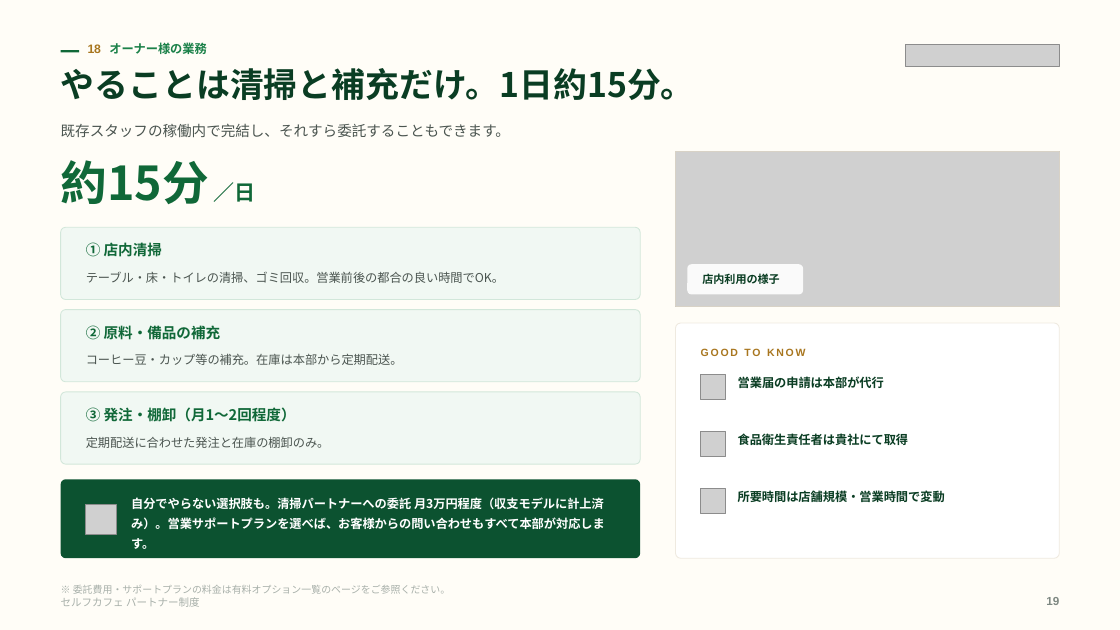
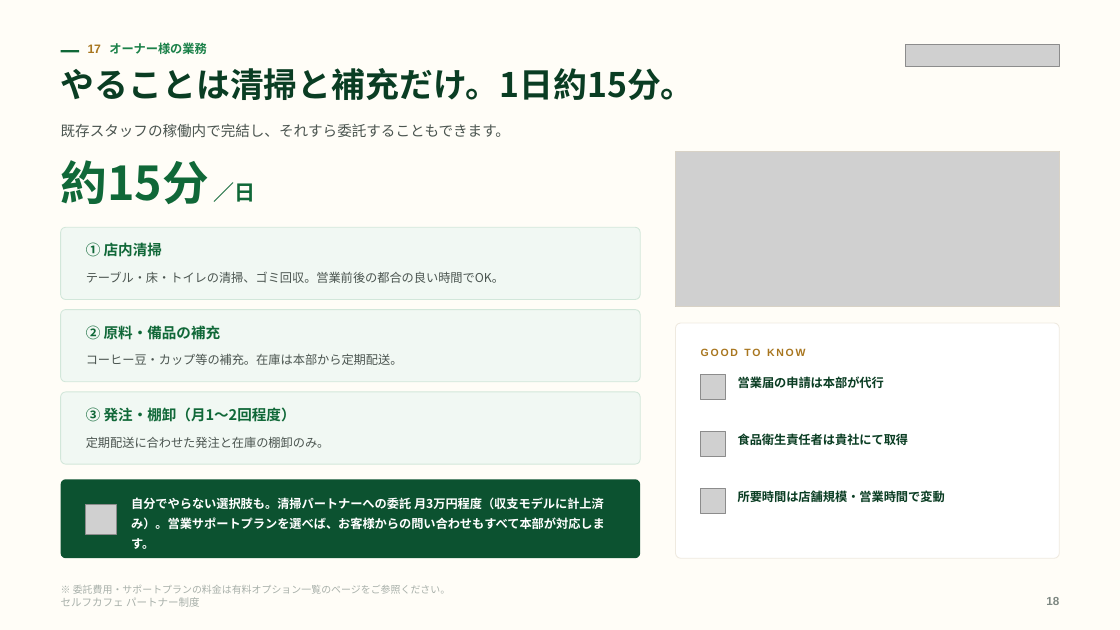
Before and after one commit to a5408071-cmd/suzuki-ceo, a slide deck: slide 18 of selfcafe-partner-deck/selfcafe-partner-deck.pptx (slide 19 before the commit). Drawn at 1120x630 pixels with LibreOffice and Linux fonts; fonts in the diff are those of the drawing; grey boxes stand for pictures. Boxes give left, top, right and bottom in pixels: in the first picture for what was removed or moved away, otherwise in the second. Text is boxed around its words. In the diff, an @@ line names an element or a change of style, - is before the commit and + after.

```diff
--- a/selfcafe-partner-deck/selfcafe-partner-deck.pptx
+++ b/selfcafe-partner-deck/selfcafe-partner-deck.pptx
@@ text at box(88, 42, 206, 54): text changed @@
-18 オーナー様の業務
+17 オーナー様の業務
@@ rounded rectangle removed at box(687, 265, 803, 295) @@
@@ text removed at box(702, 273, 779, 284) @@
-店内利用の様子
```
Also in this commit, not shown: 21 other slides changed, 2 slides added, 2 slides removed, 3 other files.
